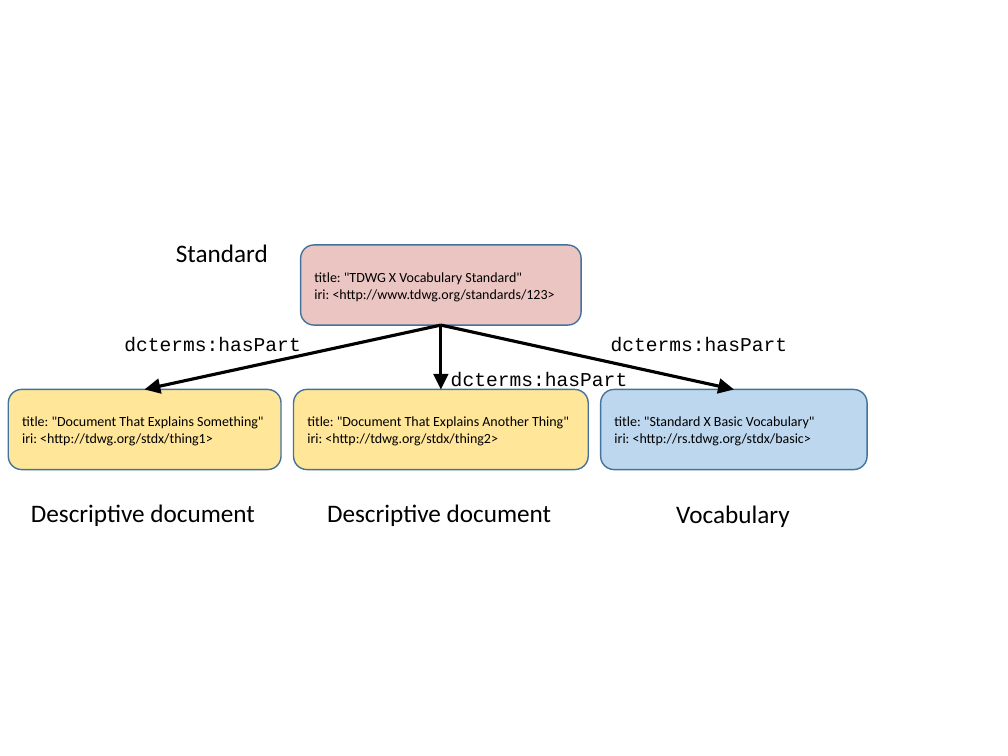
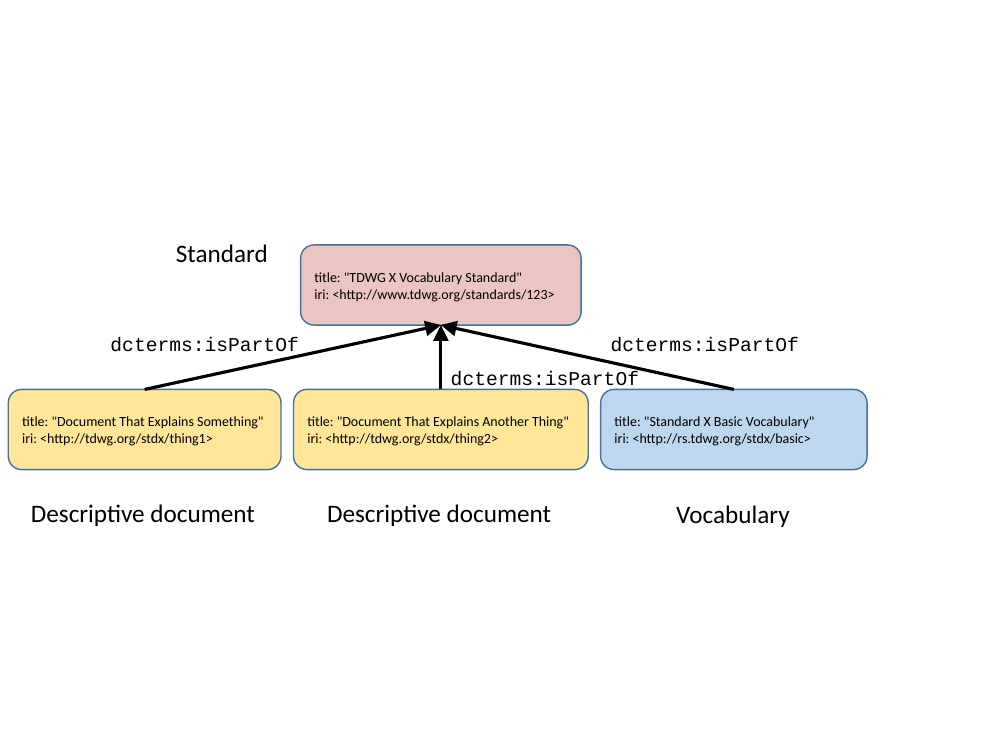
Before and after one commit to tdwg/vocab, a slide deck: slide 1 of diagrams.pptx. Drawn at 1008x756 pixels with LibreOffice and Linux fonts; fonts in the diff are those of the drawing. Boxes give left, top, right and bottom in pixels: in the first picture for what was removed or moved away, otherwise in the second. Text is boxed around its words. In the diff, an @@ line names an element or a change of style, - is before the commit and + after.

```diff
--- a/diagrams.pptx
+++ b/diagrams.pptx
@@ 3 arrows: place and size @@
-3 arrows at [145,326,734,389]
+3 arrows at [145,326,734,389]
@@ text at [110,337,298,357]: text changed @@
-dcterms:hasPart
+dcterms:isPartOf
@@ text at [611,337,799,352]: text changed @@
-dcterms:hasPart
+dcterms:isPartOf
@@ text at [451,371,639,391]: text changed @@
-dcterms:hasPart
+dcterms:isPartOf
```
Also in this commit, not shown: 1 other slide changed, 2 other files.
